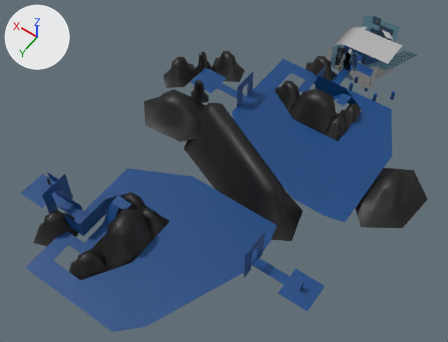
An edit to the glTF model world_1b.glb, drawn before and after from the same camera.
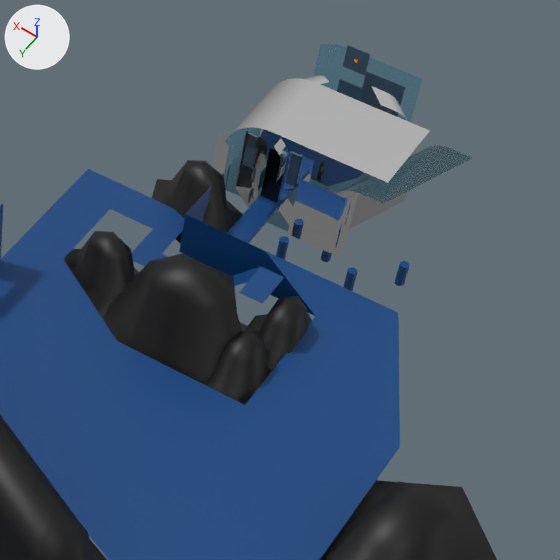
Each version appears first whole from a 50 mm camera at (-39.1, 108.2, 98.9) aimed at (6.0, 45.0, -0.4), and next in a close-up on the part from 56% to 100% of the width and 0% to 57% of the height. Lighting does not change. The marker at upper left points along +X, +Y and +Z. Where no turn or scale is listed for an object, it has been applied to the vertices.
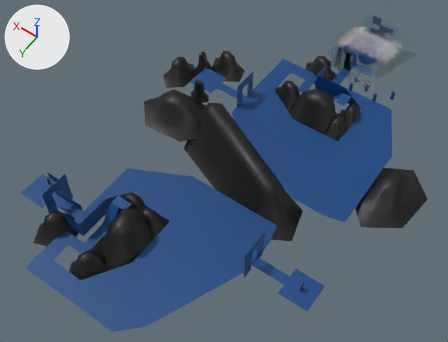
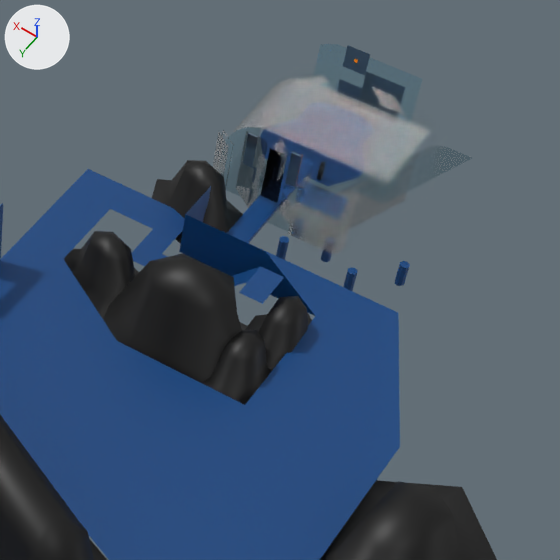
Diff of the bpy script that builds the scene:
```diff
--- a/world_1b.glb.py
+++ b/world_1b.glb.py
@@ mat_transluscent @@
 mat_transluscent.transmission_weight = 1.0
+mat_transluscent.alpha = 0.618
```

Changed parts and their boxes (x1, y1, x2, y2) in the close-ups (560 x 560 px):
'Plane.004', surface changed: (215, 44, 470, 254) in both
